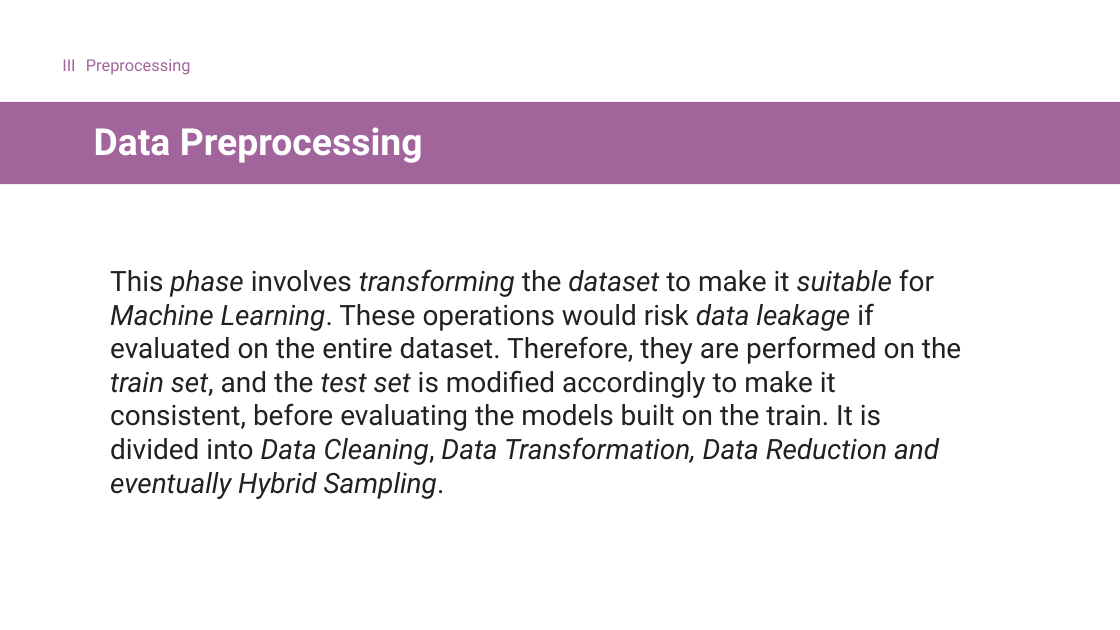
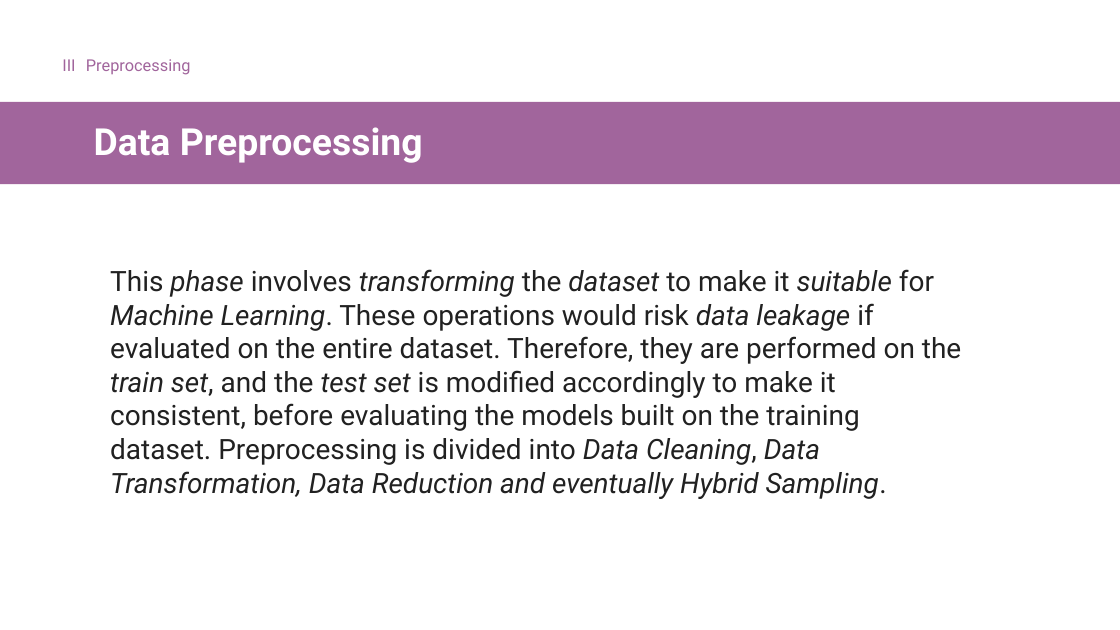
Before and after one commit to Tenshin000/CogniPredictAD, a slide deck: slide 15 of Presentation.pptx. Drawn at 1120x630 pixels with LibreOffice and Linux fonts; fonts in the diff are those of the drawing. Boxes give left, top, right and bottom in pixels: in the first picture for what was removed or moved away, otherwise in the second. Text is boxed around its words. In the diff, an @@ line names an element or a change of style, - is before the commit and + after.

```diff
--- a/Presentation.pptx
+++ b/Presentation.pptx
@@ text at (x1=110, y1=269, x2=961, y2=499): text changed @@
-This phase involves transforming the dataset to make it suitable for Machine Learning. These operations would risk data leakage if evaluated on the entire dataset. Therefore, they are performed on the train set, and the test set is modified accordingly to make it consistent, before evaluating the models built on the train. It is divided into Data Cleaning, Data Transformation, Data Reduction and eventually Hybrid Sampling.
+This phase involves transforming the dataset to make it suitable for Machine Learning. These operations would risk data leakage if evaluated on the entire dataset. Therefore, they are performed on the train set, and the test set is modified accordingly to make it consistent, before evaluating the models built on the training dataset. Preprocessing is divided into Data Cleaning, Data Transformation, Data Reduction and eventually Hybrid Sampling.
```
Also in this commit, not shown: 5 other slides changed, 10 other files.
